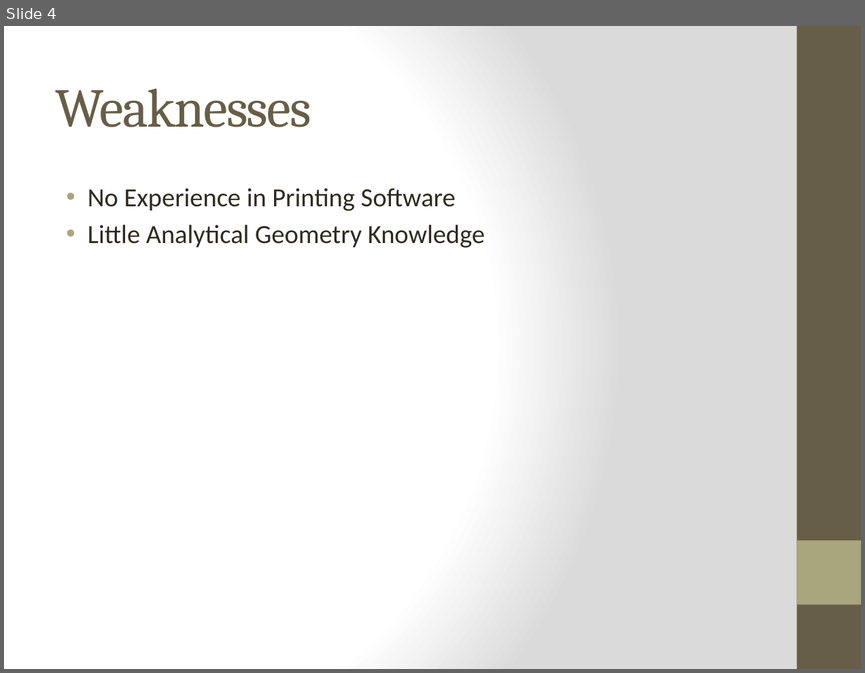
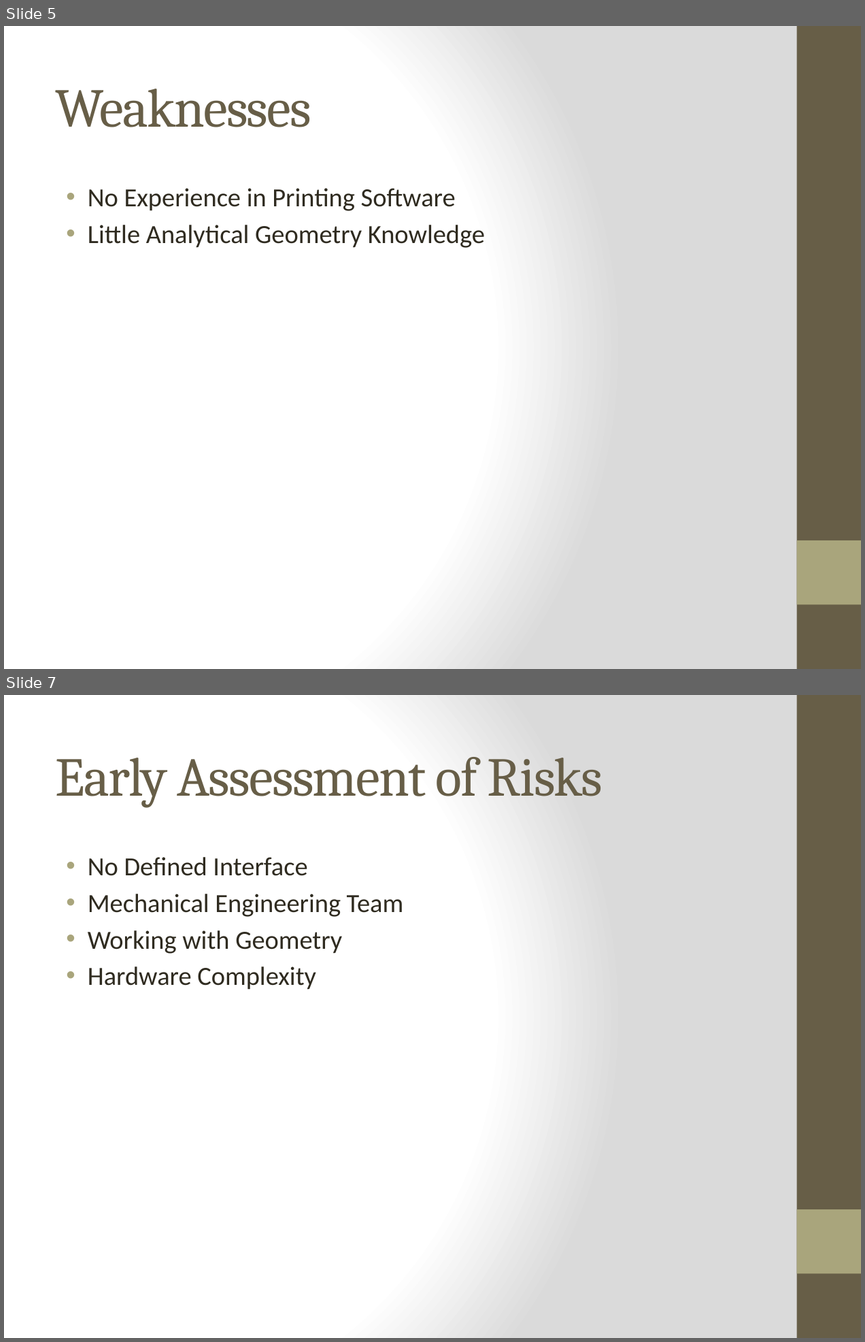
Before and after one commit to qpHalcy0n/SRDesign, a slide deck: Status Updates/2013 09 13.pptx. Shown one above the other, each under a label of ours: slide 4 before the commit, slides 5 and 7 after it; the slides between them are not shown. The pictures are 865x673 and 865x1342 pixels, drawn with LibreOffice and Linux fonts; fonts in the diff are those of the drawing. Boxes give left, top, right and bottom in pixels: in the first picture for what was removed or moved away, otherwise in the second. Text is boxed around its words. In the diff, an @@ line names an element or a change of style, - is before the commit and + after.

```diff
--- a/Status Updates/2013 09 13.pptx
+++ b/Status Updates/2013 09 13.pptx
@@ slide 7 added at (4, 695, 861, 1338), background gradient #FFFFFF to #DADADA; not listed: 2 template elements that a slide beside it also shows @@
@@ title added at (56, 757, 602, 808), 46 pt, text #675E47 @@
+Early Assessment of Risks
@@ text added at (88, 857, 404, 989), 22 pt, text #2F2B20 @@
+• No Defined Interface
+• Mechanical Engineering Team
+• Working with Geometry
+• Hardware Complexity
@@ what was slide 4 is now slide 5 @@
```
Also in this commit, not shown: 5 slides changed, 1 other slide added.
